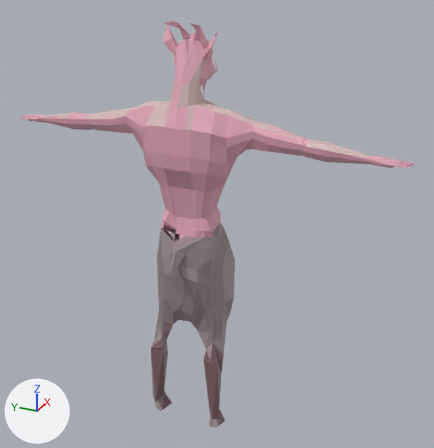
A saved change to the FBX model Assets/Animations/Cernnunos/Cernnunos_aparicion.fbx.
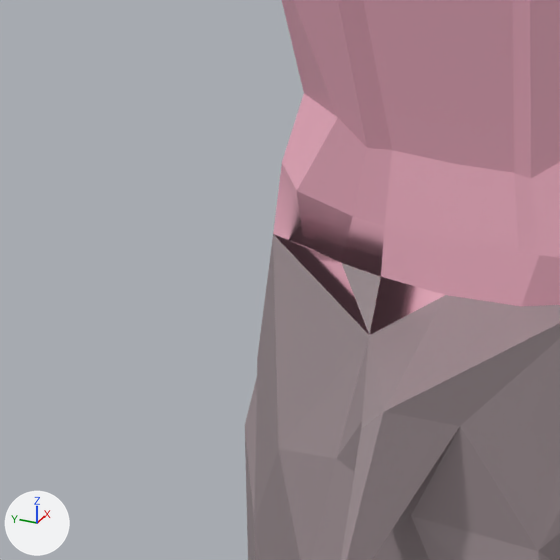
Old and new are each drawn whole from a 50 mm camera at (-10.18, -8.69, 11.55) aimed at (7.42, -0.76, 2.74) and again close up on the part from 29% to 46% of the width and 44% to 61% of the height. Arrows for +X, +Y and +Z are at lower left; the lights stay in place. Where no turn or scale is listed for an object, it has been applied to the vertices.

Before the edit, the objects in view are built like this:
```python
me_mesh = bpy.data.meshes.new('Mesh')
me_mesh.from_pydata(...)  # 819 vertices, 1025 faces; spans x -2.36..1.22, y -7.06..7.24, z -13.54..1.05
# faces by material slot: [596, 14, 52, 149, 214]
me_mesh.materials.append(mat_material_001)  # pink #e7aabc
me_mesh.materials.append(mat_material_002)  # white #ffffff
me_mesh.materials.append(mat_mat)  # brown #806268
me_mesh.materials.append(mat_material)  # light grey #d9bdbc
me_mesh.materials.append(mat_mat_001)  # grey #998a8e
# before: 151 (-1.0, 0.59, -5.92) at pixel (341, 262), 152 (0.3, 0.51, -5.71), 246 (-1.04, 0.36, -5.93) at pixel (380, 276), 247 (0.29, 0.45, -5.77), 248 (0.3, 0.79, -5.76)
# before: 249 (-1.02, 0.78, -5.86) at pixel (304, 245), 250 (0.21, 0.94, -5.66), 251 (-0.91, 1.01, -5.89) at pixel (273, 234), 252 (-0.11, 0.95, -5.69), 348 (-0.55, 1.01, -5.76)
# before: 465 (0.3, -0.45, -5.71), 561 (0.3, -0.39, -5.74), 562 (0.22, -0.78, -5.8), 714 (-1.2, 0.35, -6.16) at pixel (369, 335), 768 (0.47, 0.73, -6.3)
# before: 781 (-0.11, 1.27, -6.23), 816 (0.33, -0.18, -6.14)
ob_goat = bpy.data.objects.new('goat', me_mesh)
ob_goat.location = (7.408, -0.031, 8.552)
```
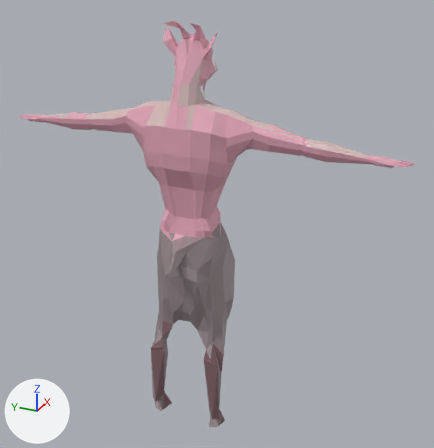
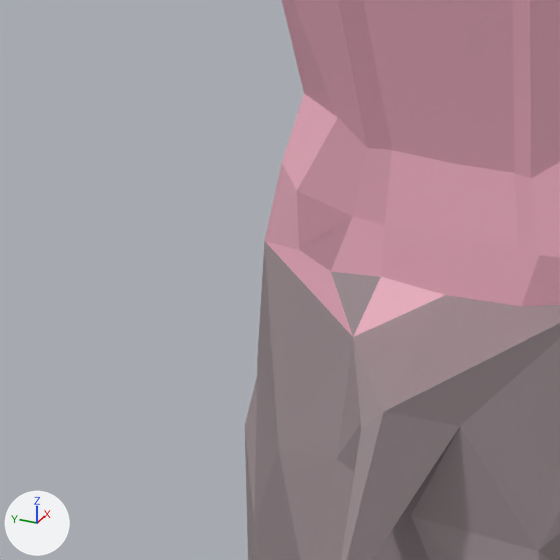
What the commit changed:
me_mesh has 819 vertices, 1025 faces and spans x -2.36..1.22, y -7.06..7.24, z -13.54..1.05.
me_mesh is used by ob_goat; location (7.408, -0.031, 8.552).
Verts and faces of me_mesh; kept vertices keep their numbers, new ones are numbered from 819.
Part 1, on me_mesh:
Faces deleted: (151, 714, 251, 249), (250, 252, 781), (151, 246, 714), (252, 348, 781), (152, 248, 768, 247), (465, 561, 816, 562).
Vertex 151 moves to (-1.1, 0.59, -5.92), pixel (330, 271).
Vertex 249 moves to (-1.07, 0.78, -5.86), pixel (299, 249).
Vertex 251 moves to (-0.99, 1.01, -5.89), pixel (264, 240).
Vertex 714 moves to (-1.24, 0.41, -6.16), pixel (353, 337).
New vertex 819 is at (-0.03, 0.97, -6.57).
New faces: (151, 249, 251, 714), (250, 781, 252), (252, 781, 348) (mat_material_001 (pink #e7aabc)).
New faces: (151, 714, 246), (152, 247, 768, 248), (465, 562, 816, 561) (mat_mat_001 (grey #998a8e)).

Boxes [x1, y1, x2, y2] around the edits, measured in the close-ups (560 x 560 px; the box of a moved part takes in the faces that stretch with it):
part 1 of me_mesh, moved or reshaped
    both: [257, 163, 445, 458]
